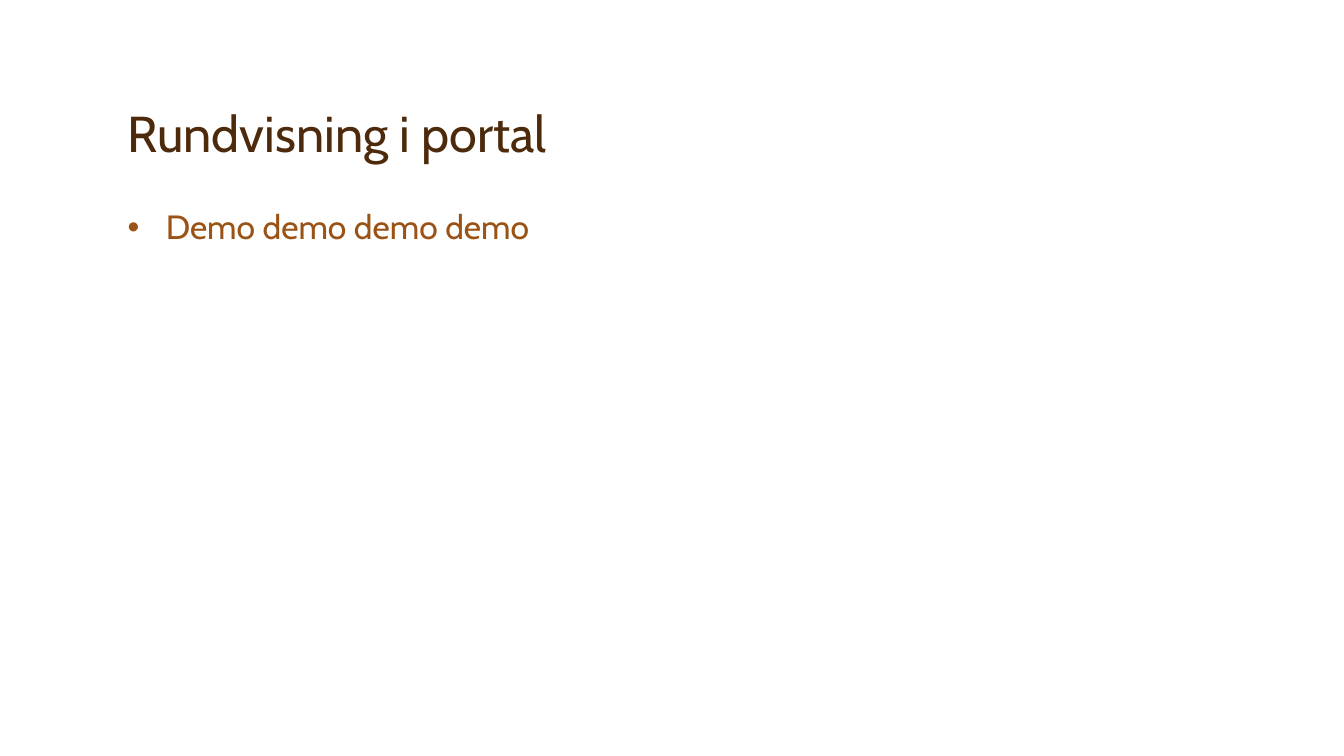
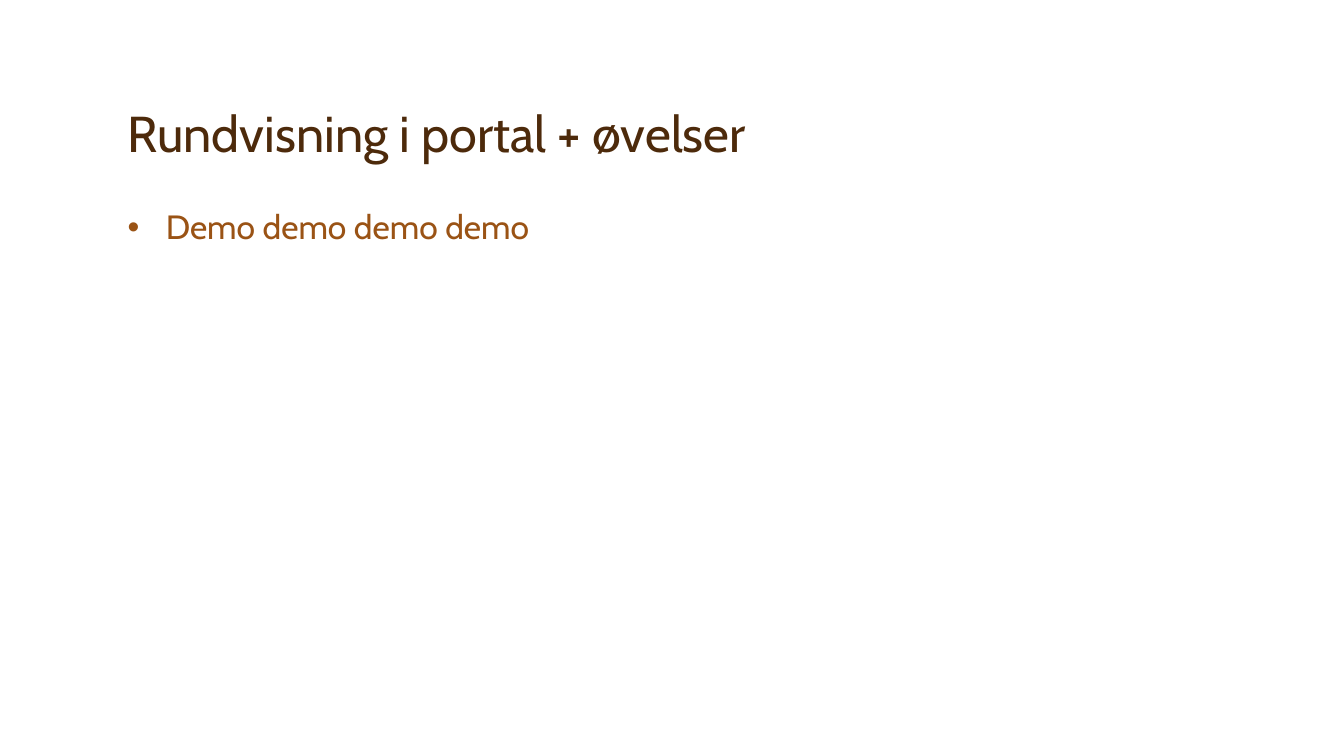
Before and after one commit to SuperJoachim/misc, a slide deck: slide 5 of Intro.pptx (slide 3 before the commit). Drawn at 1344x756 pixels with LibreOffice and Linux fonts; fonts in the diff are those of the drawing; background and template pictures are left out. Boxes give left, top, right and bottom in pixels: in the first picture for what was removed or moved away, otherwise in the second. Text is boxed around its words. In the diff, an @@ line names an element or a change of style, - is before the commit and + after.

```diff
--- a/Intro.pptx
+++ b/Intro.pptx
@@ title at box(128, 114, 746, 162): text changed @@
-Rundvisning i portal
+Rundvisning i portal + øvelser
```
Also in this commit, not shown: 2 slides added.
